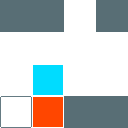
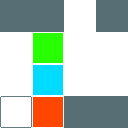
Layer changes from the first 128px x 128px image to the second:
painted on "Background" over [33, 33, 63, 63]
